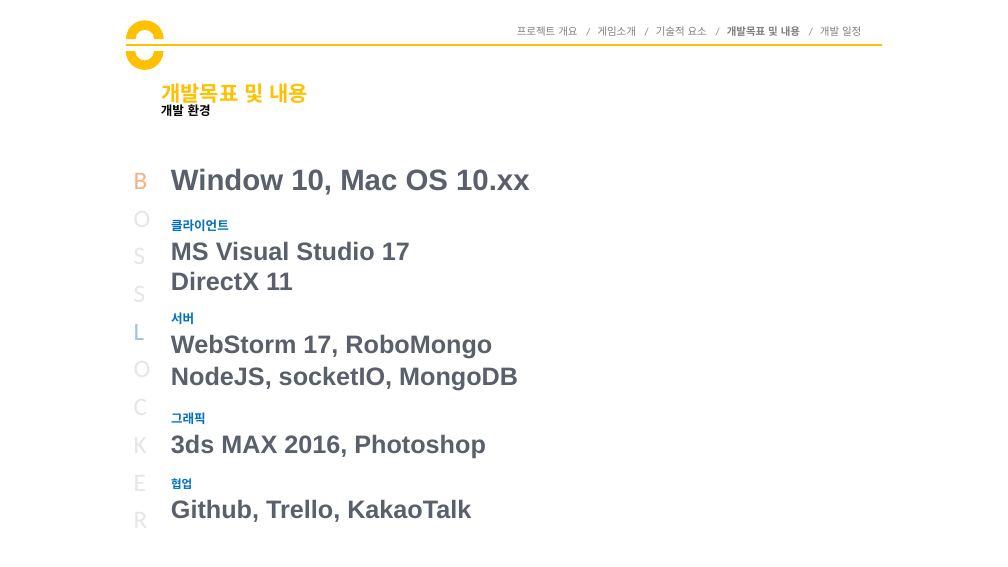
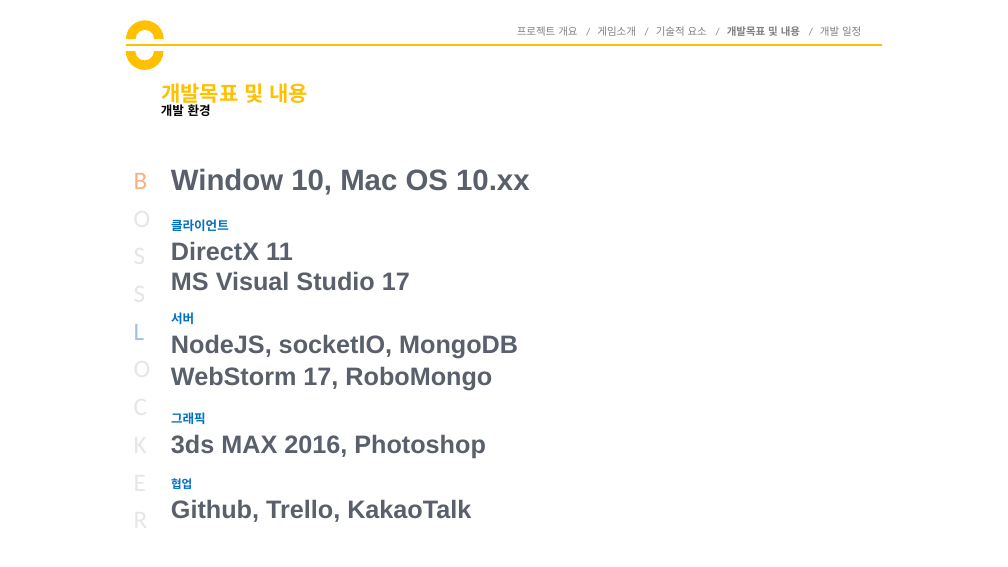
Before and after one commit to goddun/Report, a slide deck: slide 12 of BossLocker_김홍일_양태윤_조소연.pptx. Drawn at 1008x567 pixels with LibreOffice and Linux fonts; fonts in the diff are those of the drawing. Boxes give left, top, right and bottom in pixels: in the first picture for what was removed or moved away, otherwise in the second. Text is boxed around its words. In the diff, an @@ line names an element or a change of style, - is before the commit and + after.

```diff
--- a/BossLocker_김홍일_양태윤_조소연.pptx
+++ b/BossLocker_김홍일_양태윤_조소연.pptx
@@ text at <box>171,241,293,260</box>: text changed @@
-MS Visual Studio 17
+DirectX 11
@@ text at <box>171,271,410,290</box>: text changed @@
-DirectX 11
+MS Visual Studio 17
@@ text "NodeJS, socketIO, MongoDB": place and size @@
-text "NodeJS, socketIO, MongoDB" at <box>171,366,518,390</box>
+text "NodeJS, socketIO, MongoDB" at <box>171,334,518,359</box>
@@ text "WebStorm 17, RoboMongo": place and size @@
-text "WebStorm 17, RoboMongo" at <box>171,334,492,359</box>
+text "WebStorm 17, RoboMongo" at <box>171,366,492,390</box>
```
Also in this commit, not shown: 5 other slides changed, 1 other file.
